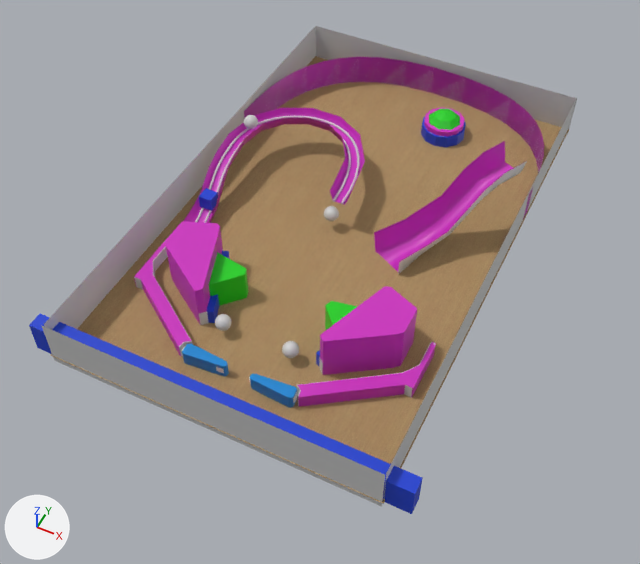
A saved change to the COLLADA model output.dae.
Rendered twice from a 50 mm lens placed at (10.39, -10.24, 11.29), pointed at (5.79, -1.04, -0.22). Arrows for +X, +Y and +Z are at lower left; the lights stay in place. Where no turn or scale is listed for an object, it has been applied to the vertices. Vertices at the same position are counted once.

Names of what the first picture shows: 'BALL_2', 'FORCE_002', 'PLANE_0', 'PLANE_1', 'PLANE_2', 'PLANE_3', 'PLANE_4', 'P__ramp_physics_alt_c__convert__decimate__apply', 'P_left_inlane', 'P_ramp2', 'P_right_inlane', 'P_top_rail', 'SWITCH_000', 'SWITCH_001', 'visual_top_rail'.
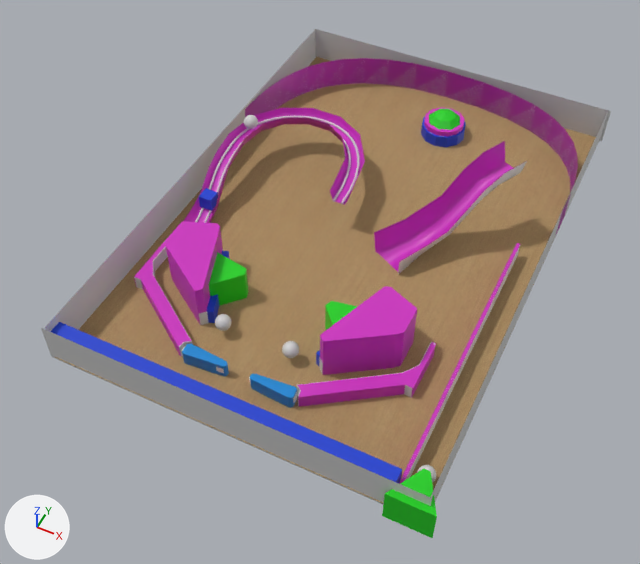
Changed parts and their boxes (x1, y1, x2, y2) in the pictures (640 x 564 px; the box of a moved part takes in the faces that stretch with it):
```json
{"object": "PLANE_0", "change": "moved, rescaled", "before": [51, 56, 569, 504], "after": [55, 57, 599, 504]}
{"object": "PLANE_4", "change": "moved, rescaled", "before": [41, 325, 385, 507], "after": [41, 328, 432, 506]}
{"object": "P_top_rail", "change": "moved, rescaled", "before": [244, 57, 544, 219], "after": [245, 58, 578, 234], "on screen": "11% wider, 9% taller"}
{"object": "PLANE_2", "change": "rescaled", "before": [44, 26, 316, 330], "after": [45, 30, 316, 332]}
{"object": "SWITCH_001", "change": "rescaled", "before": [29, 314, 423, 514], "after": [51, 322, 402, 483]}
{"object": "PLANE_3", "change": "moved, rescaled", "before": [316, 26, 577, 134], "after": [314, 29, 611, 141], "on screen": "14% wider"}
{"object": "PLANE_1", "change": "moved, rescaled", "before": [384, 100, 576, 496], "after": [431, 112, 608, 501], "on screen": "8% narrower"}
{"object": "FORCE_000", "change": "added", "after": [382, 469, 437, 538], "on screen": "green"}
{"object": "SWITCH_000", "change": "reshaped, moved, rescaled", "before": [199, 188, 218, 211], "after": [399, 243, 520, 484]}
{"object": "visual_top_rail", "change": "moved, rescaled", "before": [267, 59, 543, 170], "after": [263, 61, 576, 211]}
{"object": "visual_shooter_lane", "change": "added", "after": [401, 246, 520, 483]}
{"object": "SWITCH_005", "change": "now drawn", "after": [199, 188, 218, 211]}
{"object": "BALL_2", "change": "moved", "before": [324, 206, 339, 221], "after": [417, 465, 436, 483]}
{"part": 1, "of": "me_cube_003", "change": "moved or reshaped", "before": [199, 188, 218, 211], "after": [199, 188, 218, 211]}
```

The change, as JSON lines over the scene's bpy script:
```json
{"op": "add", "block": "mat_force_material_005", "code": ["mat_force_material_005 = principled_material('FORCE_MATERIAL_005')", "mat_force_material_005.base_color = (0.00764, 0.64, 0.00766)  # green #15d115", "mat_force_material_005.roughness = 0.44"]}
{"op": "add", "block": "me_cube_011", "code": ["me_cube_011 = bpy.data.meshes.new('Cube.011')", "me_cube_011.from_pydata(...)  # a box spanning x -1.0..1.0, y -1.0..1.0, z -1.0..1.0", "me_cube_011.materials.append(mat_invisble)  # pink #cd2cc0"]}
{"op": "add", "block": "me_cube_010", "code": ["me_cube_010 = bpy.data.meshes.new('Cube.010')", "me_cube_010.from_pydata(...)  # a box spanning x -0.03..0.03, y -2.7..2.7, z -0.16..0.16"]}
{"op": "add", "block": "me_cube_012", "code": ["me_cube_012 = bpy.data.meshes.new('Cube.012')", "me_cube_012.from_pydata([(0.377, -0.215, -0.319), (0.377, -0.215, 0.319), (-0.377, -0.215, -0.319), (-0.377, -0.215, 0.319), (0.05, 0.377, -0.319), (0.05, 0.377, 0.319), (-0.05, 0.377, -0.319), (-0.05, 0.377, 0.319)], [], [(3, 2, 0), (7, 6, 2), (5, 4, 6), (1, 0, 4), (0, 2, 6), (7, 3, 1), (1, 3, 0), (3, 7, 2), (7, 5, 6), (5, 1, 4), (4, 0, 6), (5, 7, 1)])", "me_cube_012.materials.append(mat_force_material_005)  # green #15d115"]}
{"op": "set", "path": "ob_p_top_rail.location", "old": "(5.62, 2.6, 0.31)", "new": "(5.93, 2.6, 0.31)"}
{"op": "set", "path": "ob_p_top_rail.scale", "old": "(1.0, 1.0, 1.0)", "new": "(1.12, 1.0, 1.0)"}
{"op": "set", "path": "ob_plane_4.location", "old": "(5.64, -4.51, 0.31)", "new": "(5.96, -4.51, 0.31)"}
{"op": "set", "path": "ob_plane_4.scale", "old": "(2.86, 0.445, 1.0)", "new": "(3.21, 0.371, 1.0)"}
{"op": "set", "path": "ob_plane_3.location", "old": "(5.66, 4.72, 0.31)", "new": "(5.99, 4.72, 0.31)"}
{"op": "set", "path": "ob_plane_3.scale", "old": "(2.86, 0.445, 1.0)", "new": "(3.21, 0.371, 1.0)"}
{"op": "set", "path": "ob_plane_2.scale", "old": "(4.61, 0.445, 1.0)", "new": "(4.61, 0.371, 1.0)"}
{"op": "set", "path": "ob_switch_001.scale", "old": "(3.25, 0.135, 0.291)", "new": "(2.95, 0.135, 0.291)"}
{"op": "set", "path": "ob_ball_2.location", "old": "(5.46, 0.08, 0.32)", "new": "(8.91, -3.94, 0.19)"}
{"op": "set", "path": "ob_plane_0.location", "old": "(5.63, 0.1, 0.0)", "new": "(5.99, 0.1, 0.0)"}
{"op": "set", "path": "ob_plane_0.scale", "old": "(1.62, 2.6, 2.88)", "new": "(1.77, 2.6, 2.88)"}
{"op": "set", "path": "ob_switch_000", "old": "bpy.data.objects.new('SWITCH_000', me_cube_003)", "new": "bpy.data.objects.new('SWITCH_000', me_cube_011)"}
{"op": "set", "path": "ob_switch_000.location", "old": "(3.31, -0.57, 0.31)", "new": "(8.66, -1.83, 0.15)"}
{"op": "set", "path": "ob_switch_000.scale", "old": "(0.124, 0.124, 0.124)", "new": "(0.03, 2.7, 0.161)"}
{"op": "set", "path": "ob_plane_1.location", "old": "(8.5, 0.12, 0.31)", "new": "(9.15, 0.12, 0.31)"}
{"op": "set", "path": "ob_plane_1.scale", "old": "(4.61, 0.445, 1.0)", "new": "(4.61, 0.371, 1.0)"}
{"op": "set", "path": "ob_visual_top_rail.location", "old": "(5.62, 2.6, 0.31)", "new": "(5.93, 2.6, 0.31)"}
{"op": "set", "path": "ob_visual_top_rail.scale", "old": "(1.0, 1.0, 1.0)", "new": "(1.12, 1.0, 1.0)"}
{"op": "add", "block": "ob_visual_shooter_lane", "code": ["ob_visual_shooter_lane = bpy.data.objects.new('visual_shooter_lane', me_cube_010)", "ob_visual_shooter_lane.location = (8.66, -1.83, 0.15)"]}
{"op": "add", "block": "ob_force_000", "code": ["ob_force_000 = bpy.data.objects.new('FORCE_000', me_cube_012)", "ob_force_000.location = (8.93, -4.4, 0.14)"]}
```
